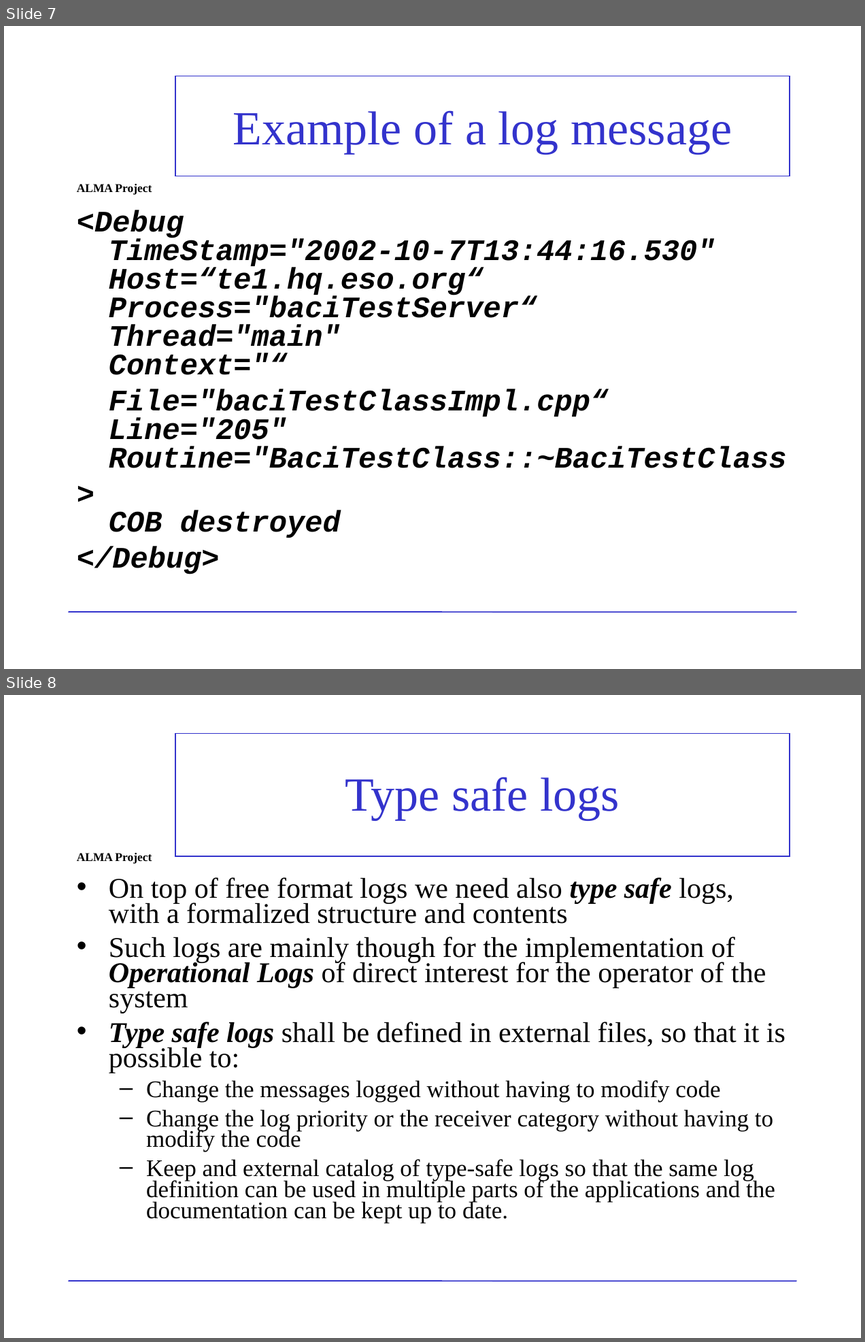
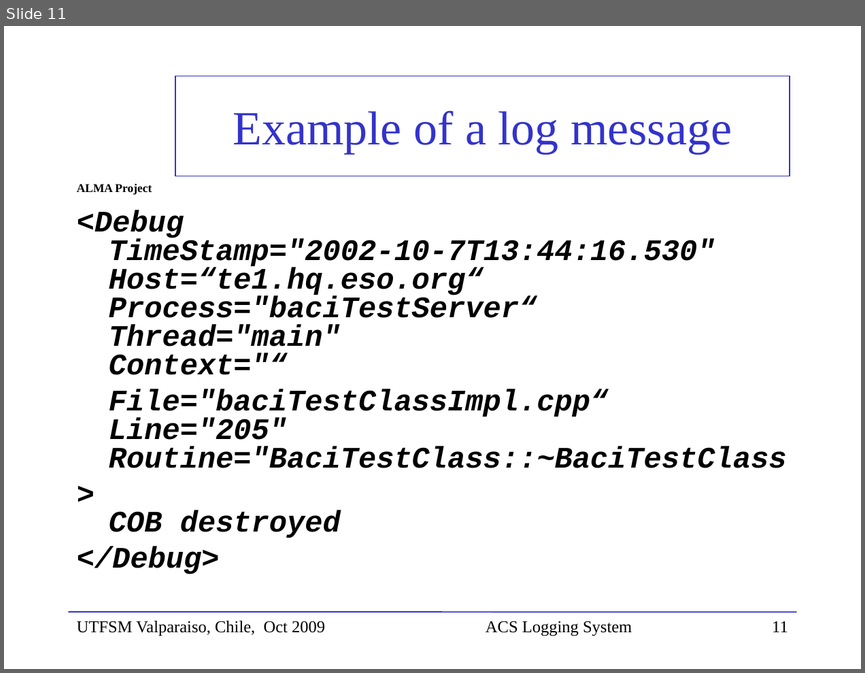
Before and after one commit to ACS-Community/ACS, a slide deck: Documents/ACS-Course/ACSCourse-ACSLoggingSystem.ppt. Shown one above the other, each under a label of ours: slides 7 and 8 before the commit, slide 11 after it. The pictures are 865x1342 and 865x673 pixels, drawn with LibreOffice and Linux fonts; fonts in the diff are those of the drawing; background and template pictures are left out. Boxes give left, top, right and bottom in pixels: in the first picture for what was removed or moved away, otherwise in the second. Text is boxed around its words. In the diff, an @@ line names an element or a change of style, - is before the commit and + after.

```diff
--- a/Documents/ACS-Course/ACSCourse-ACSLoggingSystem.ppt
+++ b/Documents/ACS-Course/ACSCourse-ACSLoggingSystem.ppt
@@ slide 8 removed at (4,695,861,1338), background picture (left out); not listed: 2 template elements that a slide beside it also shows @@
@@ title removed at (175,734,789,856) @@
-Type safe logs
@@ text removed at (109,877,785,1223) @@
-• On top of free format logs we need also type safe logs, with a formalized structure and contents
-• Such logs are mainly though for the implementation of Operational Logs of direct interest for the operator of the system
-• Type safe logs shall be defined in external files, so that it is possible to:
-  – Change the messages logged without having to modify code
-  – Change the log priority or the receiver category without having to modify the code
-  – Keep and external catalog of type-safe logs so that the same log definition can be used in multiple parts of the applications and the documentation can be kept up to date.
@@ what was slide 7 is now slide 11 @@
@@ slide 11 changed as well @@
@@ text added at (77,620,325,636), 14 pt, text #000000 @@
+UTFSM Valparaiso, Chile, Oct 2009
@@ text added at (485,620,632,636), 14 pt, text #000000 @@
+ACS Logging System
@@ page number at (772,621,788,632): text changed; text colour #FFFFFF to #000000 @@
-7
+11
```
Also in this commit, not shown: 6 other slides changed, 11 slides added, 5 other slides removed.
